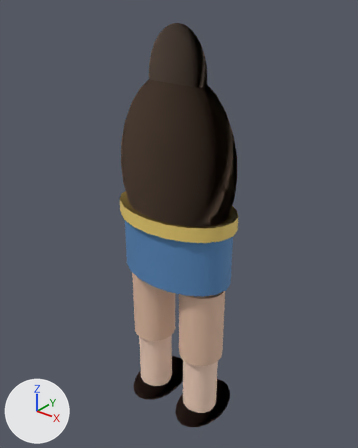
One commit to the glTF model assets/models/straw-hat-hero-original.glb: the scene before it, then after it.
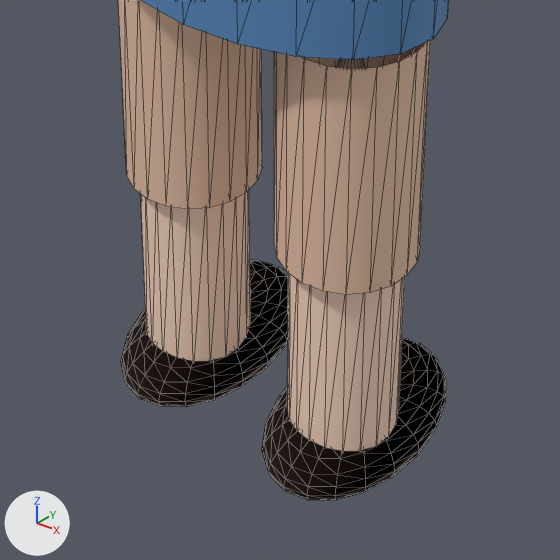
The first picture shows the older version from a camera (50 mm lens) standing at (2.14, -2.65, 2.89) and looking at (-0.04, 0.08, 1.2). The close-ups show the older and then the newer version on the part from 27% to 74% of the width and 62% to 99% of the height of that picture. Only the edits that show in the close-ups are written down. Arrows for +X, +Y and +Z are at lower left; the lights stay in place. The close-ups show mesh edges as thin lines. Where no turn or scale is listed for an object, it has been applied to the vertices.

Objects in the first close-up: 'LowerLegMesh_L', 'LowerLegMesh_R', 'Sandal_L', 'Sandal_R', 'Shorts', 'UpperLegMesh_L', 'UpperLegMesh_R'.
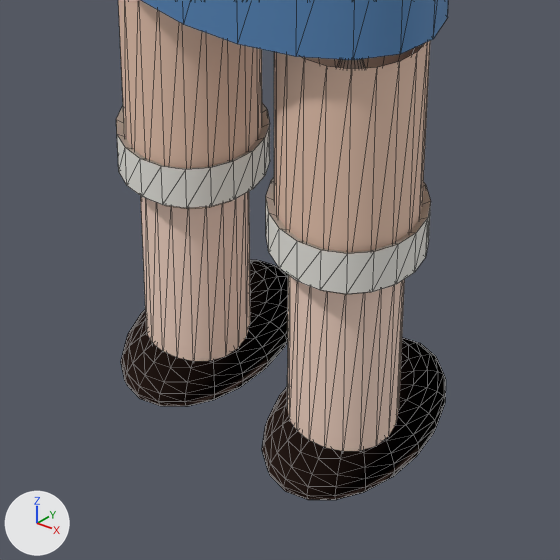
Pixel boxes [x1, y1, x2, y2] of what changed, in the close-ups (560 x 560 px):
'Cuff_R', added
    after: [266, 178, 431, 294]
'Cuff_L', added
    after: [116, 103, 270, 208]

The edits, one by one:
Material 'Cuff fabric' (mat_cuff_fabric) is new.
Its base color is (0.831, 0.816, 0.765) (white #ebe9e3).
Its roughness is 0.88.
Mesh me_cyl_light is new.
It has 44 vertices, 80 faces and spans x -1.0..1.0, y -1.0..1.0, z -0.5..0.5.
It uses material mat_cuff_fabric (white #ebe9e3).
Object 'Cuff_R' (ob_cuff_r) is new; it shows me_cyl_light.
Its parent is ob_upperleg_r.
Its location is (0.0, 0.0, -0.55).
Its scale is (0.2, 0.2, 0.12).
Object 'Cuff_L' (ob_cuff_l) is new; it shows me_cyl_light.
Its parent is ob_upperleg_l.
Its location is (0.0, 0.0, -0.55).
Its scale is (0.2, 0.2, 0.12).
